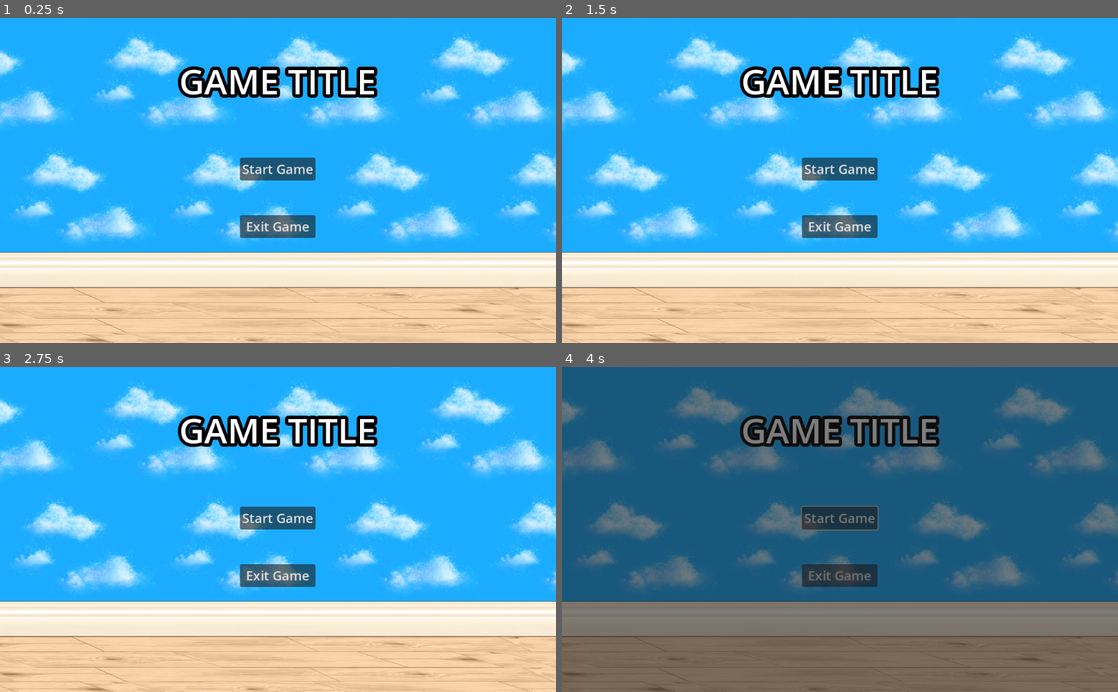
Above: before the commit, frames 1-4 (two rows, left to right).
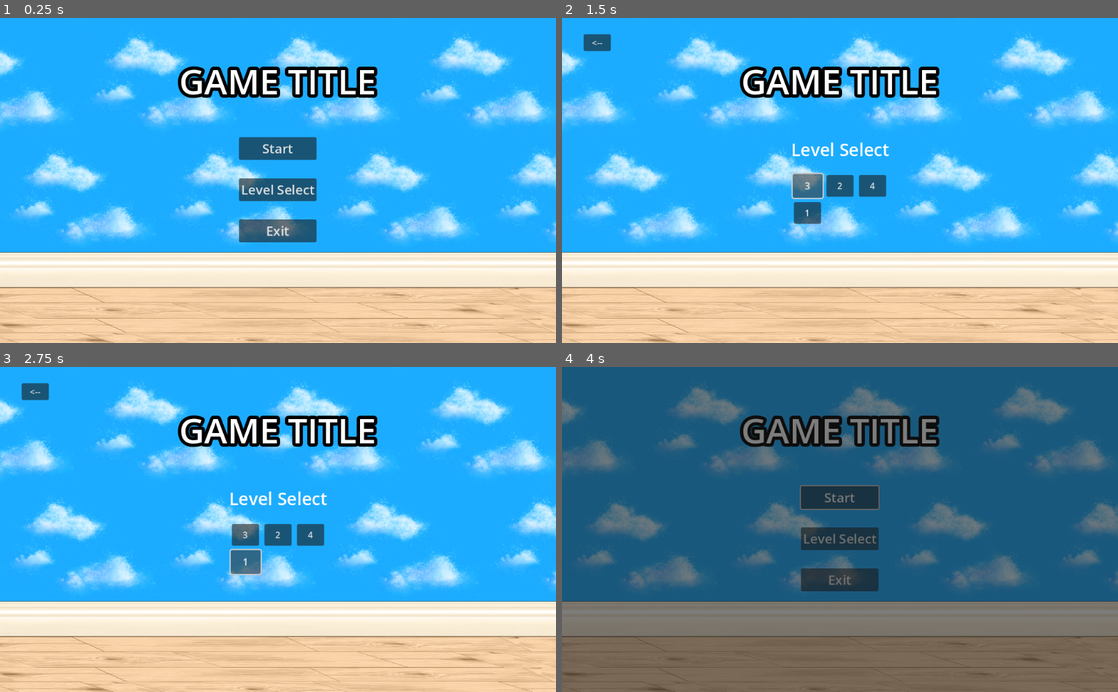
Above: after the commit, the same moments.

Repository: marquezp/car-game
Game: Godot game, scene res://UI/main_menu.tscn
Same seed, same stepped clock (60 frames per second), same inputs: the game is played once before the commit and once after it.
Inputs (mouse positions are in pixels of both pictures, inside the frame that each line leads up to):
- Up to frame 1 (0.25 s): no input
- Up to frame 2 (1.5 s): click (840, 190) at 0.5 s, where only the run after the commit has a clickable "Level Select"; click (806, 187) at 1.25 s, where only the run after the commit has a clickable "3"
- Up to frame 3 (2.75 s): click (244, 562) at 2 s, where only the run after the commit has a clickable "1"
- Up to frame 4 (4 s): click (595, 393) at 2.75 s, where only the run after the commit has a clickable "<--"; click "Start Game" (after the commit: "Start") at 3.5 s

The runs differ from the first frame. In frame 1, 3.2% of the frame differs, in the area x 42-57%, y 36-70%; in frame 2, 3.4%; in frame 3, 3.4%, in the area x 3-59%, y 4-68%; in frame 4, 3.2%.

Commit message:
level select UI

Diff:
--- a/Levels/level1.tscn
+++ b/Levels/level1.tscn
@@ -1,6 +1,6 @@
 [gd_scene load_steps=4 format=3 uid="uid://b1mtjldt2ttw6"]
 
-[ext_resource type="PackedScene" uid="uid://cusdvax13dgwc" path="res://Levels/level_template.tscn" id="1_jdhaj"]
+[ext_resource type="PackedScene" uid="uid://cusdvax13dgwc" path="res://Environment/level_template.tscn" id="1_jdhaj"]
 [ext_resource type="PackedScene" uid="uid://cv70fssniyws5" path="res://Car/car.tscn" id="2_8ia72"]
 [ext_resource type="PackedScene" uid="uid://dqk6ncb0jc4y3" path="res://Environment/flag.tscn" id="3_31cmc"]
 
--- a/Levels/level2.tscn
+++ b/Levels/level2.tscn
@@ -1,6 +1,6 @@
 [gd_scene load_steps=5 format=3 uid="uid://bj1j1yc8rrevm"]
 
-[ext_resource type="PackedScene" uid="uid://cusdvax13dgwc" path="res://Levels/level_template.tscn" id="1_2dr54"]
+[ext_resource type="PackedScene" uid="uid://cusdvax13dgwc" path="res://Environment/level_template.tscn" id="1_2dr54"]
 [ext_resource type="PackedScene" uid="uid://cv70fssniyws5" path="res://Car/car.tscn" id="2_ocbo8"]
 [ext_resource type="PackedScene" uid="uid://dqk6ncb0jc4y3" path="res://Environment/flag.tscn" id="3_682ff"]
 [ext_resource type="PackedScene" uid="uid://bun32233l0ftl" path="res://Environment/carpet.tscn" id="4_xxqeh"]
--- a/Levels/level3.tscn
+++ b/Levels/level3.tscn
@@ -1,6 +1,6 @@
 [gd_scene load_steps=21 format=3 uid="uid://eybshl5aijmx"]
 
-[ext_resource type="PackedScene" uid="uid://cusdvax13dgwc" path="res://Levels/level_template.tscn" id="1_dompn"]
+[ext_resource type="PackedScene" uid="uid://cusdvax13dgwc" path="res://Environment/level_template.tscn" id="1_dompn"]
 [ext_resource type="PackedScene" uid="uid://dqk6ncb0jc4y3" path="res://Environment/flag.tscn" id="2_vow2u"]
 [ext_resource type="PackedScene" uid="uid://cv70fssniyws5" path="res://Car/car.tscn" id="3_4cr4c"]
 [ext_resource type="Script" path="res://addons/rmsmartshape/shapes/shape.gd" id="4_0qehq"]
--- a/Levels/level4.tscn
+++ b/Levels/level4.tscn
@@ -1,13 +1,13 @@
 [gd_scene load_steps=6 format=3 uid="uid://bdf7mv7pkrpmh"]
 
-[ext_resource type="PackedScene" uid="uid://cusdvax13dgwc" path="res://Levels/level_template.tscn" id="1_1ciik"]
+[ext_resource type="PackedScene" uid="uid://cusdvax13dgwc" path="res://Environment/level_template.tscn" id="1_1ciik"]
 [ext_resource type="PackedScene" uid="uid://cv70fssniyws5" path="res://Car/car.tscn" id="2_x0dsf"]
 [ext_resource type="PackedScene" uid="uid://dqk6ncb0jc4y3" path="res://Environment/flag.tscn" id="3_fos6k"]
 [ext_resource type="PackedScene" uid="uid://cpxrcesv2rsft" path="res://Environment/toy_soldier.tscn" id="4_32pwm"]
 
 [sub_resource type="Curve2D" id="Curve2D_06vw8"]
 _data = {
-"points": PackedVector2Array(0, 0, 0, 0, 625, 501, 0, 0, 0, 0, 813, 500)
+"points": PackedVector2Array(0, 0, 0, 0, 667, 490, 0, 0, 0, 0, 775, 488)
 }
 point_count = 2
 
@@ -25,7 +25,7 @@
 curve = SubResource("Curve2D_06vw8")
 
 [node name="PathFollow2D" type="PathFollow2D" parent="Patrol"]
-position = Vector2(625, 501)
+position = Vector2(667, 490)
 rotates = false
 cubic_interp = false
 loop = false
--- /dev/null
+++ b/UI/level_button.gd
@@ -0,0 +1,18 @@
+extends Button
+
+var original_size := scale
+var grow_size := Vector2(1.1, 1.1)
+
+func _ready():
+	self.mouse_entered.connect(_on_mouse_entered)
+	self.mouse_exited.connect(_on_mouse_exited)
+
+func _on_mouse_entered():
+	grow_btn(grow_size, .1)
+
+func _on_mouse_exited():
+	grow_btn(original_size, .1)
+
+func grow_btn(end_size, duration):
+	var tween := create_tween().set_trans(Tween.TRANS_LINEAR).set_ease(Tween.EASE_IN_OUT)
+	tween.tween_property(self, 'scale', end_size, duration)
--- /dev/null
+++ b/UI/level_button.tscn
@@ -0,0 +1,11 @@
+[gd_scene load_steps=2 format=3 uid="uid://d1qpejeg4dn74"]
+
+[ext_resource type="Script" path="res://UI/level_button.gd" id="1_yrx0c"]
+
+[node name="LevelButton" type="Button"]
+custom_minimum_size = Vector2(50, 40)
+offset_right = 50.0
+offset_bottom = 40.0
+pivot_offset = Vector2(25, 20)
+text = "1"
+script = ExtResource("1_yrx0c")
--- a/UI/main_menu.gd
+++ b/UI/main_menu.gd
@@ -1,20 +1,71 @@
 class_name MainMenu
 extends Control
 
-@onready var start_button: Button = $MarginContainer/HBoxContainer/VBoxContainer/StartButton
-@onready var exit_button: Button = $MarginContainer/HBoxContainer/VBoxContainer/ExitButton
+# Nav Buttons
+@onready var start_button: Button = $MarginContainer/OptionsContainer/VBoxContainer/StartButton
+@onready var level_select_button: Button = $MarginContainer/OptionsContainer/VBoxContainer/LevelSelectButton
+@onready var exit_button: Button = $MarginContainer/OptionsContainer/VBoxContainer/ExitButton
+@onready var back_button: Button = $BackButton
 
+# Containers
+@onready var options_container: HBoxContainer = $MarginContainer/OptionsContainer
+@onready var level_select_container: VBoxContainer = $LevelSelectContainer
+@onready var level_buttons_grid: GridContainer = $LevelSelectContainer/HBoxContainer/LevelButtonsGrid
+
+# File/Dir Paths
 @onready var start_level_path = "res://Levels/level1.tscn"
+@onready var levels_folder = "res://Levels/"
+
+# Button used for each level
+const LEVEL_BUTTON = preload("res://UI/level_button.tscn")
 
 
 func _ready():
+	get_levels(levels_folder)
+	level_select_container.visible = false
+	back_button.visible = false
+	back_button.button_down.connect(on_back_pressed)
 	start_button.button_down.connect(on_start_pressed)
 	exit_button.button_down.connect(on_exit_pressed)
+	level_select_button.button_down.connect(on_level_select_pressed)
 
+# MAIN OPTIONS BUTTONS ------------------
 func on_start_pressed():
 	TransitionScreen.transition()
 	await TransitionScreen.on_transition_finished
 	SceneManager.change_level(start_level_path)
 
+func on_level_select_pressed():
+	options_container.visible = false
+	level_select_container.visible = true
+	back_button.visible = true
+
 func on_exit_pressed():
 	SceneManager.end_game()
+
+# ------------------------------------------
+# LEVEL SELECT BUTTONS
+# Goes through the levels directory and gets all the levels
+func get_levels(path):
+	var dir = DirAccess.open(path)
+	if dir:
+		dir.list_dir_begin()
+		var file_name = dir.get_next()
+		while file_name != "":
+			print(file_name)
+			create_level_btn(file_name)
+			file_name = dir.get_next()
+		dir.list_dir_end()
+	else:
+		print("An error occurred when trying to access the path.")
+
+# Instantiates the level buttons and places them in the grid
+func create_level_btn(lvl_name):
+	var btn = LEVEL_BUTTON.instantiate()
+	btn.text = str(lvl_name.to_int())
+	level_buttons_grid.add_child(btn)
+
+func on_back_pressed():
+	level_select_container.visible = false
+	back_button.visible = false
+	options_container.visible = true
--- a/UI/main_menu.tscn
+++ b/UI/main_menu.tscn
@@ -21,17 +21,8 @@
 
 [node name="Wall" type="TextureRect" parent="."]
 layout_mode = 1
-anchors_preset = 8
-anchor_left = 0.5
-anchor_top = 0.5
-anchor_right = 0.5
-anchor_bottom = 0.5
-offset_left = -512.0
-offset_top = -300.0
-offset_right = 2996.0
-offset_bottom = 2180.0
-grow_horizontal = 2
-grow_vertical = 2
+offset_right = 3508.0
+offset_bottom = 2480.0
 scale = Vector2(0.293, 0.293)
 texture = ExtResource("1_dbx3c")
 
@@ -56,14 +47,14 @@
 theme_override_constants/margin_right = 12
 theme_override_constants/margin_bottom = 12
 
-[node name="VBoxContainer" type="VBoxContainer" parent="MarginContainer"]
+[node name="TitleContainer" type="VBoxContainer" parent="MarginContainer"]
 layout_mode = 2
 theme_override_constants/separation = 60
 
-[node name="Separator" type="Control" parent="MarginContainer/VBoxContainer"]
+[node name="Separator" type="Control" parent="MarginContainer/TitleContainer"]
 layout_mode = 2
 
-[node name="GameTitle" type="Label" parent="MarginContainer/VBoxContainer"]
+[node name="GameTitle" type="Label" parent="MarginContainer/TitleContainer"]
 layout_mode = 2
 theme_override_colors/font_outline_color = Color(0, 0, 0, 1)
 theme_override_constants/outline_size = 24
@@ -74,30 +65,74 @@
 horizontal_alignment = 1
 vertical_alignment = 1
 
-[node name="HBoxContainer" type="HBoxContainer" parent="MarginContainer"]
+[node name="OptionsContainer" type="HBoxContainer" parent="MarginContainer"]
 layout_mode = 2
 alignment = 1
 
-[node name="VBoxContainer" type="VBoxContainer" parent="MarginContainer/HBoxContainer"]
+[node name="VBoxContainer" type="VBoxContainer" parent="MarginContainer/OptionsContainer"]
 layout_mode = 2
-theme_override_constants/separation = 64
+size_flags_vertical = 4
+theme_override_constants/separation = 34
 alignment = 1
 
-[node name="Separator" type="Control" parent="MarginContainer/HBoxContainer/VBoxContainer"]
+[node name="Separator" type="Control" parent="MarginContainer/OptionsContainer/VBoxContainer"]
 layout_mode = 2
 
-[node name="StartButton" type="Button" parent="MarginContainer/HBoxContainer/VBoxContainer"]
+[node name="StartButton" type="Button" parent="MarginContainer/OptionsContainer/VBoxContainer"]
 custom_minimum_size = Vector2(120, 32)
 layout_mode = 2
 theme_override_fonts/font = SubResource("SystemFont_74axf")
 theme_override_font_sizes/font_size = 24
-text = "Start Game
+text = "Start
 "
 
-[node name="ExitButton" type="Button" parent="MarginContainer/HBoxContainer/VBoxContainer"]
+[node name="LevelSelectButton" type="Button" parent="MarginContainer/OptionsContainer/VBoxContainer"]
 custom_minimum_size = Vector2(120, 32)
 layout_mode = 2
 theme_override_fonts/font = SubResource("SystemFont_74axf")
 theme_override_font_sizes/font_size = 24
-text = "Exit Game
+text = "Level Select"
+
+[node name="ExitButton" type="Button" parent="MarginContainer/OptionsContainer/VBoxContainer"]
+custom_minimum_size = Vector2(120, 32)
+layout_mode = 2
+theme_override_fonts/font = SubResource("SystemFont_74axf")
+theme_override_font_sizes/font_size = 24
+text = "Exit
 "
+
+[node name="LevelSelectContainer" type="VBoxContainer" parent="."]
+layout_mode = 1
+anchors_preset = 15
+anchor_right = 1.0
+anchor_bottom = 1.0
+grow_horizontal = 2
+grow_vertical = 2
+theme_override_constants/separation = 25
+alignment = 1
+
+[node name="LevelSelectText" type="Label" parent="LevelSelectContainer"]
+layout_mode = 2
+theme_override_font_sizes/font_size = 32
+text = "Level Select"
+horizontal_alignment = 1
+
+[node name="HBoxContainer" type="HBoxContainer" parent="LevelSelectContainer"]
+layout_mode = 2
+alignment = 1
+
+[node name="LevelButtonsGrid" type="GridContainer" parent="LevelSelectContainer/HBoxContainer"]
+layout_mode = 2
+theme_override_constants/h_separation = 10
+theme_override_constants/v_separation = 10
+columns = 3
+
+[node name="BackButton" type="Button" parent="."]
+custom_minimum_size = Vector2(50, 30)
+layout_mode = 1
+anchors_preset = -1
+offset_left = 40.0
+offset_top = 30.0
+offset_right = 52.0
+offset_bottom = 32.0
+text = "<--"
--- a/scene_manager.gd
+++ b/scene_manager.gd
@@ -2,6 +2,7 @@
 
 const FILE_BEGIN = "res://Levels/level"
 const MAIN_MENU_PATH = "res://UI/main_menu.tscn"
+const LEVEL_SELECT_PATH = "res://UI/level_select.tscn"
 @export var max_level: int = 4
 
 var ui_is_ready : bool = false
@@ -62,6 +63,9 @@
 
 	car.freeze_car() # stop movement
 
+func show_level_select():
+	get_tree().change_scene_to_file(LEVEL_SELECT_PATH)
+
 # Scene transitions
 func change_level(scene_path):
 	ui_is_ready = false
Renamed: Levels/level_template.tscn -> Environment/level_template.tscn
